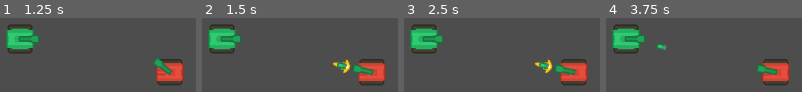
Above: before the commit, frames 1-4 (left to right).
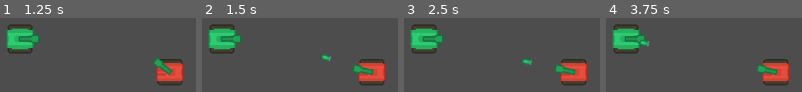
Above: after the commit, the same moments.

Repository: BrianMosbeux/Steel_Storm
Game: Godot game, scene res://scenes/main.tscn
Same seed, same stepped clock (60 frames per second), same inputs: the game is played once before the commit and once after it.
Inputs:
- Up to frame 1 (1.25 s): tap Enter at 0.5 s
- Up to frame 2 (1.5 s): tap Space at 1.25 s
- Up to frame 3 (2.5 s): tap Enter at 2 s
- Up to frame 4 (3.75 s): tap Space at 2.75 s; tap Enter at 3.5 s

Frame 1 is identical in both runs. In frame 2, 1.2% of the frame differs, in the area x 60-77%, y 48-75%; in frame 3, 1.2%, in the area x 60-77%, y 54-75%; in frame 4, 0.7%.

Commit message:
Update enemy.gd and ai.gd
In enemy.gd queue_free() enemy if healt <= 0 instead of hiding
In ai.gd try make the _process(delta) code a bit more readible
IN ai.gd enemy shoot if the diff between weapon angle and angle to player is smaller than .1 (in radians) instead of checking if both angles are equals

Diff:
--- a/scripts/ai.gd
+++ b/scripts/ai.gd
@@ -30,9 +30,9 @@
 			pass
 		State.ENGAGE:
 			if player and weapon:
-				var direction = player.global_position - enemy.global_position
-				weapon.rotation = rotate_toward(weapon.global_rotation, direction.angle(), 2 * delta)
-				if weapon.rotation == direction.angle():
+				var angle_to_player = (player.global_position - enemy.global_position).angle()
+				weapon.rotation = rotate_toward(weapon.global_rotation, angle_to_player, 2 * delta)
+				if abs(weapon.rotation - angle_to_player) < 0.1:
 					weapon.shoot()
 				#var angle = (player.global_position - global_position).angle()
 				#weapon.rotation = angle
--- a/scripts/enemy.gd
+++ b/scripts/enemy.gd
@@ -16,6 +16,5 @@
 func handle_hit():
 	health.health -= 20
 	if health.health <= 0:
-		hide()
-		#hit.emit()
+		queue_free()
 		$CollisionShape2D.set_deferred("disabled", true)
